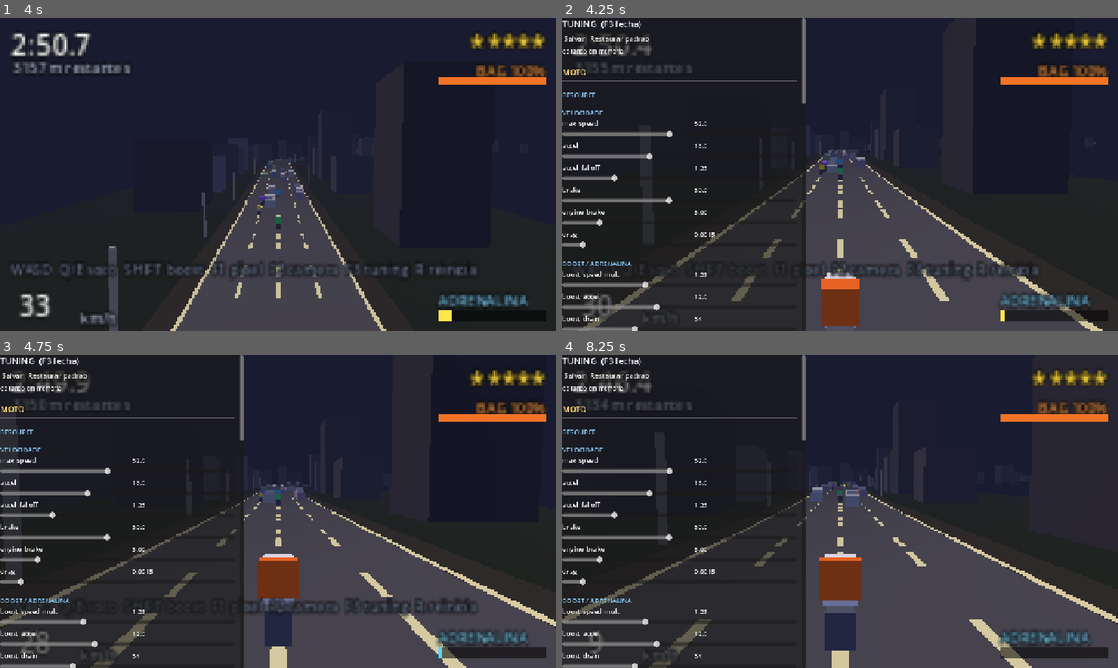
Above: before the commit, frames 1-4 (two rows, left to right).
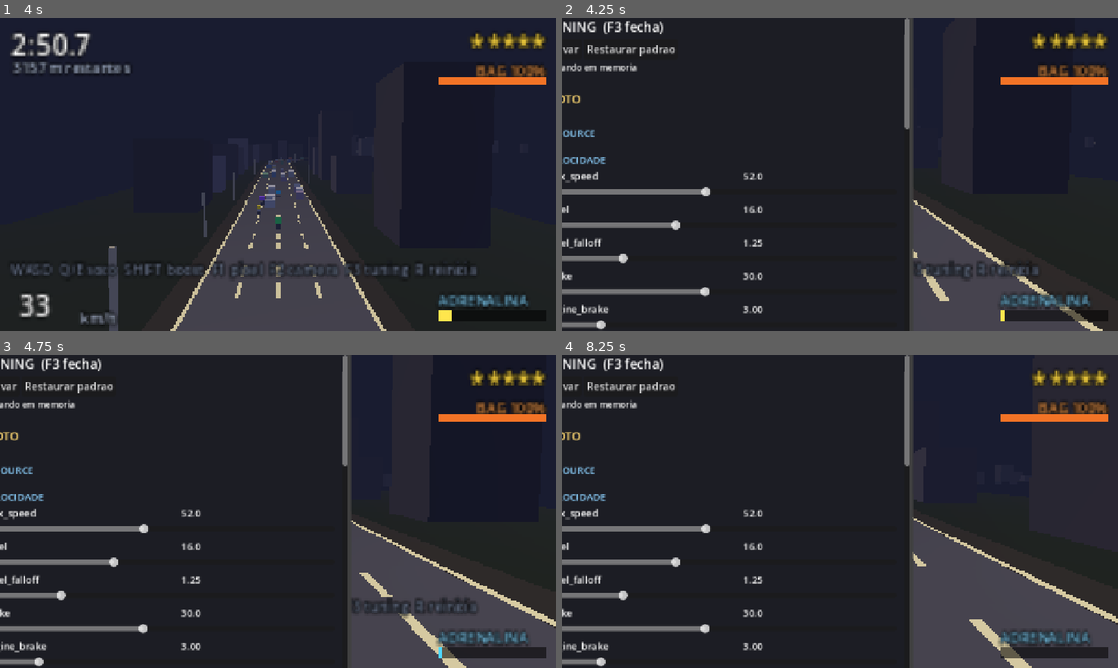
Above: after the commit, the same moments.

Repository: GuiMartins/game-project-001
Game: Godot game, scene res://scenes/main.tscn
Same seed, same stepped clock (60 frames per second), same inputs: the game is played once before the commit and once after it.
Inputs:
- Up to frame 1 (4 s): tap Enter at 0.5 s; hold E (hit_right) 0.53-1.28 s; hold Shift (ride_boost) 0.53-1.28 s; hold S (ride_brake) 1.28-2.03 s; tap W (ride_throttle) at 1.35, 2.85 s; hold E (hit_right) 2.03-2.78 s; hold Shift (ride_boost) 2.03-2.78 s; hold Up 2.78-3.53 s; hold Q (hit_left) from 3.53 s (still down); hold Shift (ride_boost) from 3.53 s (still down)
- Up to frame 2 (4.25 s): keep holding Q (hit_left); keep holding Shift (ride_boost); tap F3 (debug_tuning_panel) at 4.15 s
- Up to frame 3 (4.75 s): keep holding Q (hit_left); release Shift (ride_boost) at 4.28 s; tap W (ride_throttle) at 4.35 s
- Up to frame 4 (8.25 s): release Q (hit_left) at 5.03 s; hold S (ride_brake) 5.03-5.78 s; hold Shift (ride_boost) 5.03-5.78 s; hold E (hit_right) 5.78-6.53 s; tap W (ride_throttle) at 5.85, 7.35 s; hold Up 6.53-7.28 s; hold Shift (ride_boost) 6.53-7.28 s; hold E (hit_right) 7.28-8.03 s; hold S (ride_brake) from 8.03 s (still down); hold Shift (ride_boost) from 8.03 s (still down)

Frame 1 is identical in both runs. In frame 2, 18% of the frame differs, in the area x 0-64%, y 0-100%; in frame 3, 18%; in frame 4, 19%.

Commit message:
Painel de tuning em janela própria, não por cima do jogo
Como CanvasLayer ele cobria 44% da largura do jogo, então você ajustava
um slider sem conseguir ver o que ele fazia - que é exatamente o que o
painel existe pra permitir. Vira nó Window, com
window/subwindows/embed_subwindows=false no project.godot: sem isso o
Godot desenha a subjanela dentro da janela do jogo de novo.

content_scale_factor = 1.5 repõe à mão o stretch que o painel pegava de
carona da janela principal (1920/1280). Sem isso as fontes sairiam a dois
terços do tamanho atual - o problema oposto do que se está consertando.

A janela abre encostada à direita do jogo, recuando pra borda da tela
quando não cabe. Onde você largar fica guardado em user://, e uma
posição fora da tela (monitor desconectado) é descartada em vez de abrir
a janela onde ninguém alcança.

F3 também fecha com o foco no painel: cada janela tem seu próprio
roteamento de input, então o _unhandled_input do Main só enxerga teclas
digitadas na janela do jogo.

Medido com sonda temporária: DisplayServer.get_window_list() devolve
[0, 1] (duas janelas do SO de verdade), e nas posições padrão desta tela
sobram 162 px de sobreposição, porque a janela do jogo abre centralizada.
Arrastar uma vez resolve, e agora fica.

Co-Authored-By: Claude Opus 5 <noreply@anthropic.com>

Diff:
--- a/project.godot
+++ b/project.godot
@@ -31,6 +31,10 @@
 window/size/window_height_override=1080
 window/stretch/mode="canvas_items"
 window/stretch/aspect="keep"
+; O painel de tuning e um no Window. Sem isto o Godot desenha subjanelas
+; DENTRO da janela do jogo (embedded), que e exatamente o que a gente
+; nao quer: o painel tapando o jogo que voce esta tentando ajustar.
+window/subwindows/embed_subwindows=false
 
 [physics]
 
--- a/scripts/main.gd
+++ b/scripts/main.gd
@@ -69,6 +69,9 @@
 
 	tuning_panel = TuningPanel.new()
 	tuning_panel.name = "TuningPanel"
+	# Window nasce visivel. Esconder ANTES de entrar na arvore evita a janela
+	# do painel piscar na tela no startup.
+	tuning_panel.visible = false
 	add_child(tuning_panel)
 	tuning_panel.setup(tuning, world_tuning)
 
--- a/scripts/tuning_panel.gd
+++ b/scripts/tuning_panel.gd
@@ -1,17 +1,18 @@
-extends CanvasLayer
+extends Window
 class_name TuningPanel
-## Painel de ajuste ao vivo (F3), em resolucao nativa.
+## Painel de ajuste ao vivo (F3), em JANELA PROPRIA.
 ##
 ## O prototipo tem uma semana pra responder "acelerar, inclinar e bater esta
 ## gostoso?". Recompilar entre cada palpite mata a iteracao. Aqui os valores
 ## mudam com a moto andando e sobrevivem ao fechar o jogo.
 ##
-## Ele mora FORA do SubViewport de 320x180 de proposito: e ferramenta, nao
-## jogo, e slider pixelado e slider que ninguem acerta.
-##
-## Mostra dois recursos: a moto (BikeTuning) e o mundo (WorldTuning). Sao
-## perguntas diferentes - "a moto esta gostosa?" e "o corredor esta passavel?"
-## - e o painel mantem elas visualmente separadas por isso.
+## Ele era um CanvasLayer por cima do jogo e tapava metade da tela - voce nao
+## conseguia ver o efeito do que estava ajustando. Como Window ele vira janela
+## do sistema: da pra jogar a coisa pro lado, ou pro segundo monitor, e
+## finalmente olhar o jogo e o slider ao mesmo tempo.
+##
+## Depende de `window/subwindows/embed_subwindows=false` no project.godot;
+## com embed ligado o Godot desenha a subjanela dentro do jogo de novo.
 
 const COLUMN_WIDTH: int = 540
 const PANEL_WIDTH: int = 560
@@ -19,6 +20,19 @@
 ## com o mouse, e errar o alvo no meio de uma volta e o que quebra a iteracao.
 const SLIDER_HEIGHT: int = 26
 
+## A janela do jogo desenha 1280x720 esticado pra 1920x1080, ou seja 1.5x, e o
+## painel pegava esse aumento de carona. Janela propria nao tem stretch nenhum,
+## entao sem repor o 1.5x aqui as fontes sairiam a dois tercos do tamanho que
+## voce ve hoje - o problema oposto do que estamos consertando.
+const CONTENT_SCALE: float = 1.5
+const WINDOW_HEIGHT: int = 1000
+
+## Onde voce deixou a janela do painel da ultima vez.
+##
+## Mora no user:// e nao no tuning: e preferencia de bancada, nao valor de
+## jogo. Nao tem o que fazer no repositorio nem no executavel do seu amigo.
+const LAYOUT_PATH: String = "user://tuning_panel_layout.cfg"
+
 var tuning: BikeTuning
 var world_tuning: WorldTuning
 
@@ -31,12 +45,17 @@
 	tuning = a_tuning
 	world_tuning = a_world_tuning
 	_resources = [a_tuning, a_world_tuning]
-	layer = 20
-	visible = false
+
+	title = "RushFood - tuning"
+	size = Vector2i(int(PANEL_WIDTH * CONTENT_SCALE), WINDOW_HEIGHT)
+	content_scale_factor = CONTENT_SCALE
+	# Fechar no X esconde; sem isto o botao nao faz nada e parece quebrado.
+	close_requested.connect(_on_close_requested)
+	if not _load_layout():
+		_place_beside_game()
 
 	var panel := PanelContainer.new()
-	panel.set_anchors_and_offsets_preset(Control.PRESET_LEFT_WIDE)
-	panel.offset_right = PANEL_WIDTH
+	panel.set_anchors_and_offsets_preset(Control.PRESET_FULL_RECT)
 	add_child(panel)
 
 	var scroll := ScrollContainer.new()
@@ -46,10 +65,10 @@
 	column.custom_minimum_size = Vector2(COLUMN_WIDTH, 0)
 	scroll.add_child(column)
 
-	var title := Label.new()
-	title.text = "TUNING  (F3 fecha)"
-	title.add_theme_font_size_override("font_size", 20)
-	column.add_child(title)
+	var title_label := Label.new()
+	title_label.text = "TUNING  (F3 fecha)"
+	title_label.add_theme_font_size_override("font_size", 20)
+	column.add_child(title_label)
 
 	var buttons := HBoxContainer.new()
 	column.add_child(buttons)
@@ -71,13 +90,78 @@
 	_add_resource(column, "MUNDO", a_world_tuning)
 
 
-func _add_resource(parent: Control, title: String, res: Resource) -> void:
+func _on_close_requested() -> void:
+	_save_layout()
+	hide()
+
+
+func _exit_tree() -> void:
+	_save_layout()
+
+
+func _save_layout() -> void:
+	var cfg := ConfigFile.new()
+	cfg.set_value("panel", "position", position)
+	cfg.set_value("panel", "size", size)
+	cfg.save(LAYOUT_PATH)
+
+
+func _load_layout() -> bool:
+	var cfg := ConfigFile.new()
+	if cfg.load(LAYOUT_PATH) != OK:
+		return false
+	var saved_pos: Vector2i = cfg.get_value("panel", "position", Vector2i.ZERO)
+	var saved_size: Vector2i = cfg.get_value("panel", "size", size)
+	# Um monitor desconectado desde a ultima sessao deixaria a janela num lugar
+	# que nao existe mais, e ela abriria fora da tela - parecendo F3 quebrado.
+	# Testa a barra de titulo: e por ela que voce arrasta de volta.
+	var usable := DisplayServer.screen_get_usable_rect(
+		DisplayServer.window_get_current_screen(DisplayServer.MAIN_WINDOW_ID))
+	if not usable.has_point(saved_pos + Vector2i(saved_size.x / 2, 8)):
+		return false
+	position = saved_pos
+	size = saved_size
+	return true
+
+
+## Encosta a janela do painel a direita do jogo, sem sair da tela.
+func _place_beside_game() -> void:
+	var screen_id := DisplayServer.window_get_current_screen(DisplayServer.MAIN_WINDOW_ID)
+	var usable := DisplayServer.screen_get_usable_rect(screen_id)
+	var game_pos := DisplayServer.window_get_position(DisplayServer.MAIN_WINDOW_ID)
+	var game_size := DisplayServer.window_get_size(DisplayServer.MAIN_WINDOW_ID)
+
+	var x := game_pos.x + game_size.x + 8
+	# Nao cabendo do lado, encosta na borda direita: melhor sobrepor um canto
+	# do jogo do que abrir metade da janela pra fora da tela.
+	if x + size.x > usable.position.x + usable.size.x:
+		x = usable.position.x + usable.size.x - size.x
+	var y: int = maxi(usable.position.y, game_pos.y)
+	if y + size.y > usable.position.y + usable.size.y:
+		y = maxi(usable.position.y, usable.position.y + usable.size.y - size.y)
+	position = Vector2i(x, y)
+
+
+## F3 tambem fecha com o foco na janela do painel.
+##
+## Necessario porque cada janela tem seu proprio roteamento de input: o
+## _unhandled_input do Main so ve teclas digitadas na janela do jogo.
+func _unhandled_key_input(event: InputEvent) -> void:
+	if not event.is_pressed() or event.is_echo():
+		return
+	if event.is_action("debug_tuning_panel"):
+		_save_layout()
+		hide()
+		get_viewport().set_input_as_handled()
+
+
+func _add_resource(parent: Control, header: String, res: Resource) -> void:
 	var spacer := Control.new()
 	spacer.custom_minimum_size = Vector2(0, 18)
 	parent.add_child(spacer)
 
 	var label := Label.new()
-	label.text = title
+	label.text = header
 	label.add_theme_font_size_override("font_size", 18)
 	label.add_theme_color_override("font_color", Color(1.0, 0.85, 0.45))
 	parent.add_child(label)
@@ -188,6 +272,11 @@
 
 
 func toggle() -> void:
+	if visible:
+		_save_layout()
 	visible = not visible
 	if visible:
 		refresh()
+		# Sem isto ela pode abrir atras da janela do jogo e parecer que o F3
+		# nao fez nada. (move_to_foreground() esta depreciado no 4.7.)
+		grab_focus()
Not shown, changed: README.md
